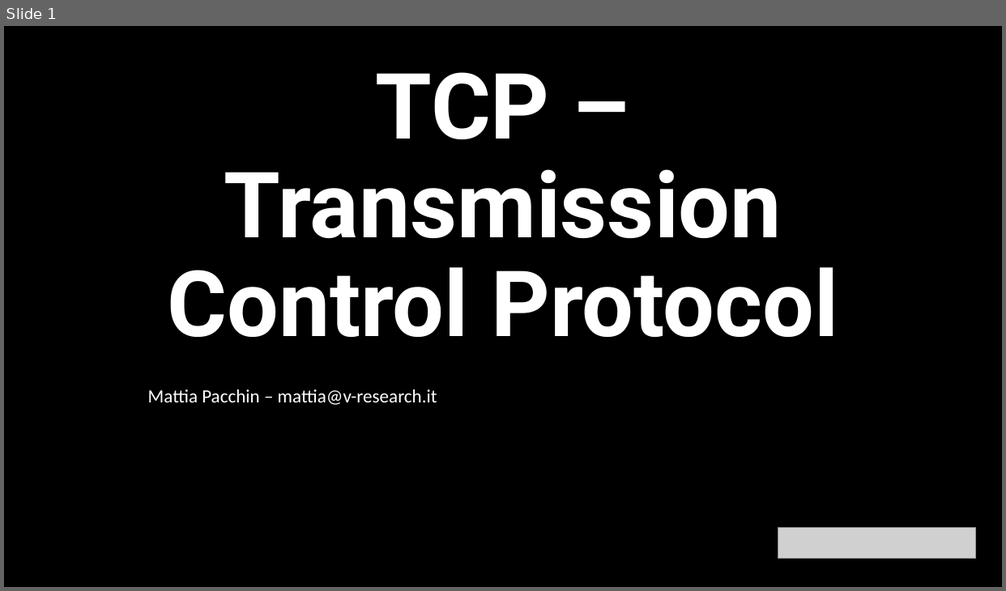
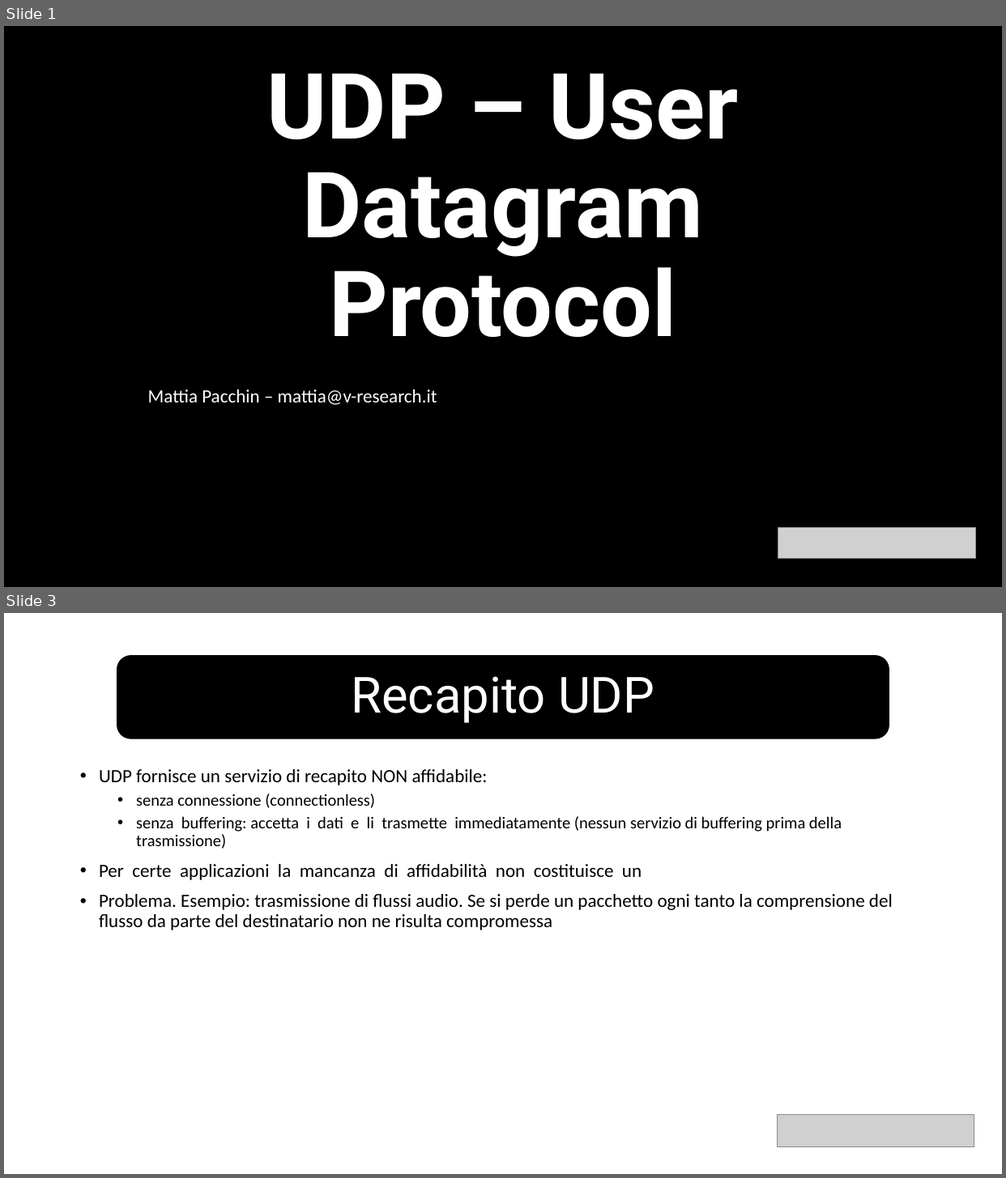
Before and after one commit to v-research/edu, a slide deck: network_introduction_2022/material/l5/udp.pptx. Shown one above the other, each under a label of ours: slide 1 before the commit, slides 1 and 3 after it; the slides between them are not shown. The pictures are 1006x591 and 1006x1178 pixels, drawn with LibreOffice and Linux fonts; fonts in the diff are those of the drawing; grey boxes stand for pictures. Boxes give left, top, right and bottom in pixels: in the first picture for what was removed or moved away, otherwise in the second. Text is boxed around its words. In the diff, an @@ line names an element or a change of style, - is before the commit and + after.

```diff
--- a/network_introduction_2022/material/l5/udp.pptx
+++ b/network_introduction_2022/material/l5/udp.pptx
@@ slide 3 added at (x1=4, y1=613, x2=1002, y2=1174), background #FFFFFF @@
@@ rounded rectangle added at (x1=117, y1=656, x2=889, y2=739), fill #000000, outline #000000 1 pt @@
@@ title added at (x1=351, y1=676, x2=654, y2=723), 48 pt, text #FFFFFF @@
+Recapito UDP
@@ text added at (x1=99, y1=769, x2=893, y2=931), 18 pt, text #000000 @@
+• UDP fornisce un servizio di recapito NON affidabile:
+  • senza connessione (connectionless)
+  • senza buffering: accetta i dati e li trasmette immediatamente (nessun servizio di buffering prima della trasmissione)
+• Per certe applicazioni la mancanza di affidabilità non costituisce un
+• Problema. Esempio: trasmissione di flussi audio. Se si perde un pacchetto ogni tanto la comprensione del flusso da parte del destinatario non ne risulta compromessa
@@ picture added at (x1=778, y1=1114, x2=975, y2=1147) @@
@@ slide 1 changed as well @@
@@ title at (x1=267, y1=73, x2=739, y2=337): text changed @@
-TCP – Transmission Control Protocol
+UDP – User Datagram Protocol
```
Also in this commit, not shown: 1 other slide changed, 3 other slides added, 5 slides removed, 9 other files.
